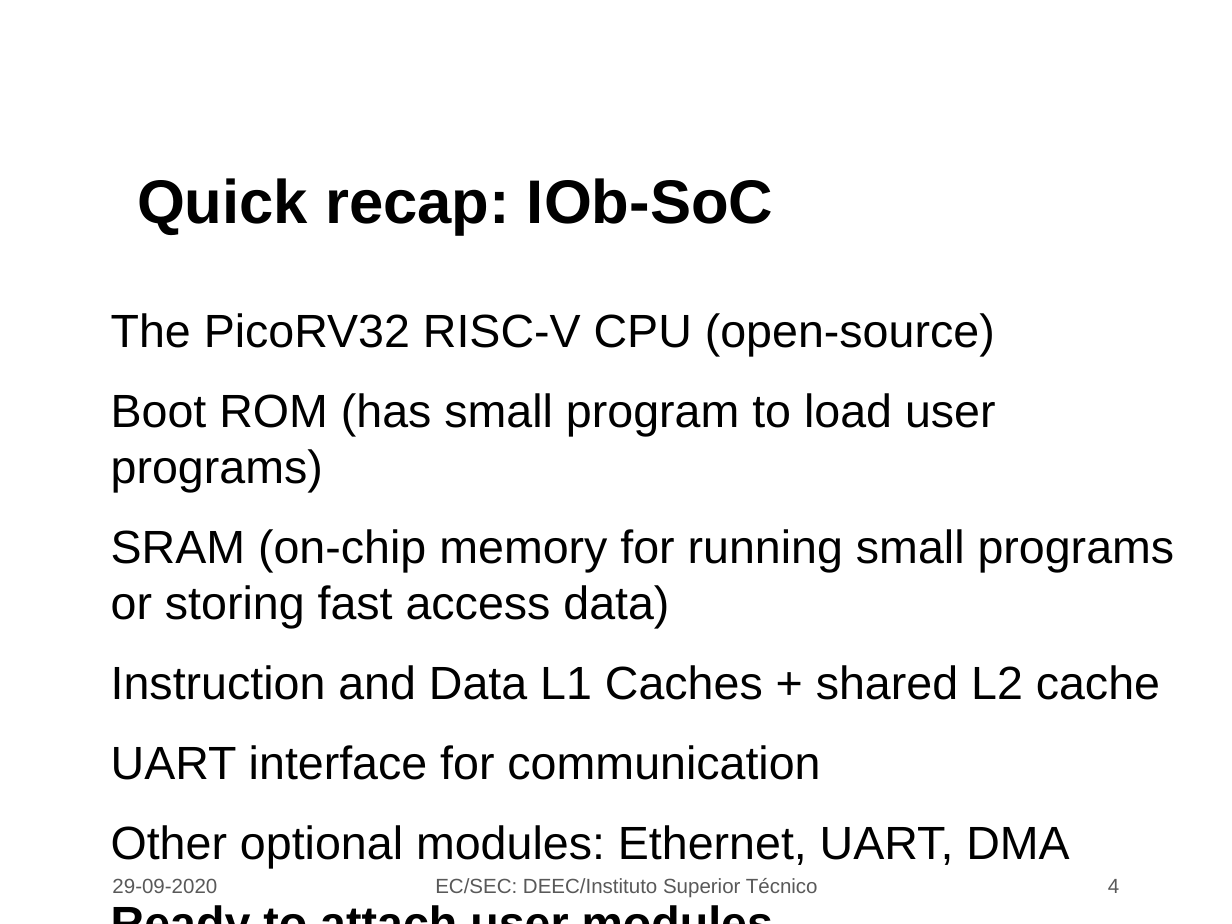
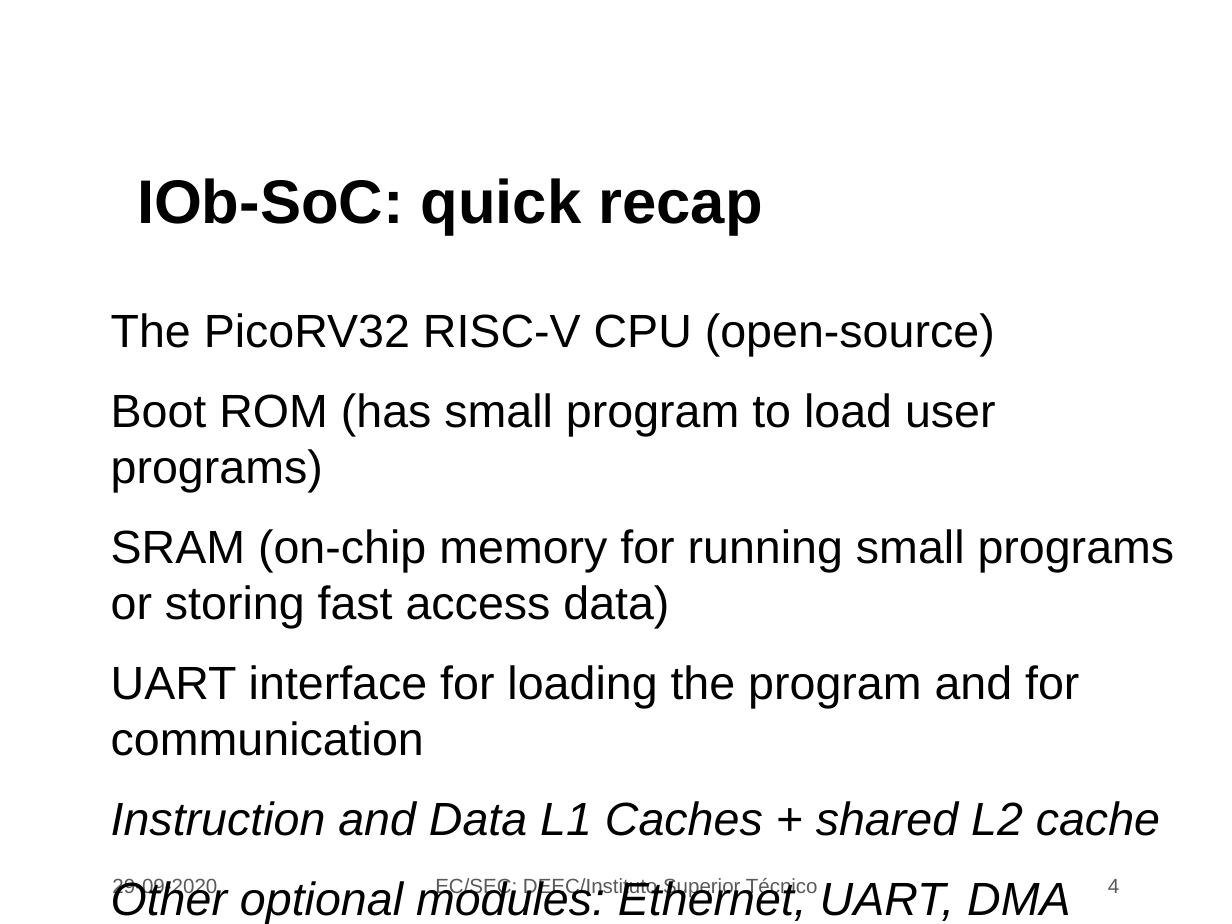
Before and after one commit to jjts/ist-sec, a slide deck: slide 4 of lectures/l3/l3.odp. Drawn at 1232x924 pixels with LibreOffice and Linux fonts; fonts in the diff are those of the drawing; background and template pictures are left out. Boxes give left, top, right and bottom in pixels: in the first picture for what was removed or moved away, otherwise in the second. Text is boxed around its words. In the diff, an @@ line names an element or a change of style, - is before the commit and + after.

```diff
--- a/lectures/l3/l3.odp
+++ b/lectures/l3/l3.odp
@@ title at box(137, 178, 763, 235): text changed @@
-Quick recap: IOb-SoC
+IOb-SoC: quick recap
@@ text at box(111, 665, 1079, 756): paragraph added @@
+● UART interface for loading the program and for communication
@@ text at box(111, 745, 820, 780): paragraph removed @@
-● UART interface for communication
@@ text at box(111, 801, 1160, 924): italic on in "Instruction and Data L1 Caches + shared ...", "Other optional modules: Ethernet, UART, DMA" @@
```
Also in this commit, not shown: 15 other slides changed, 3 slides added, 1 slide removed, 5 other files.
